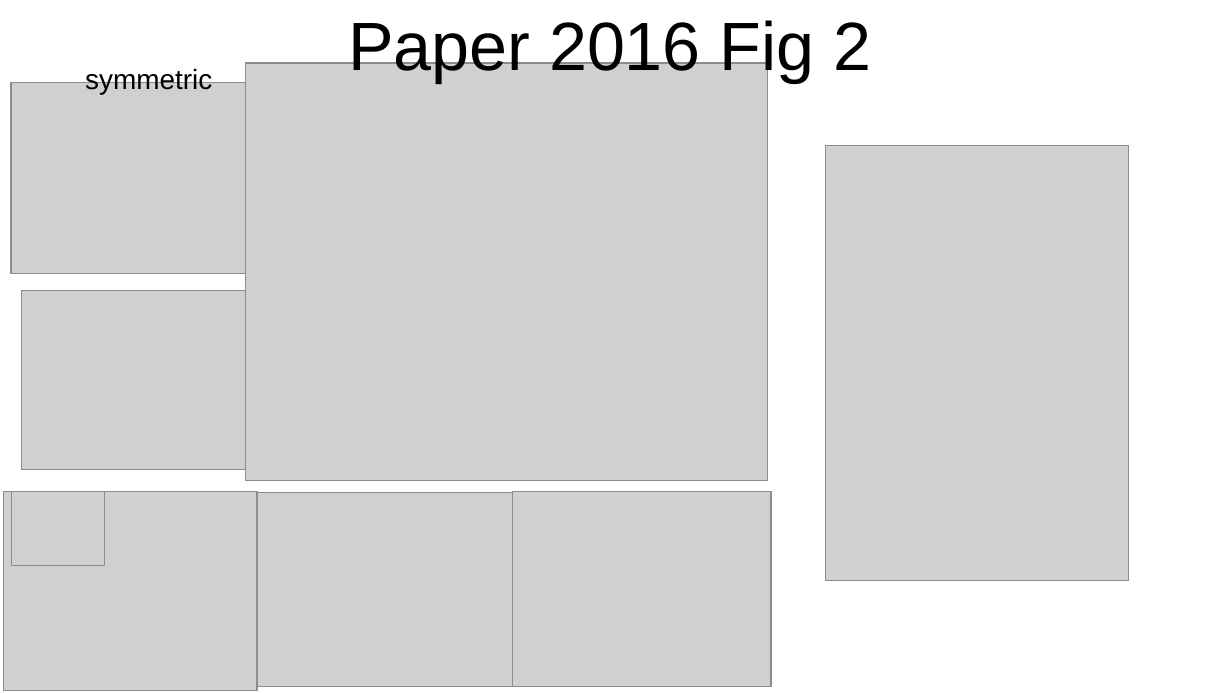
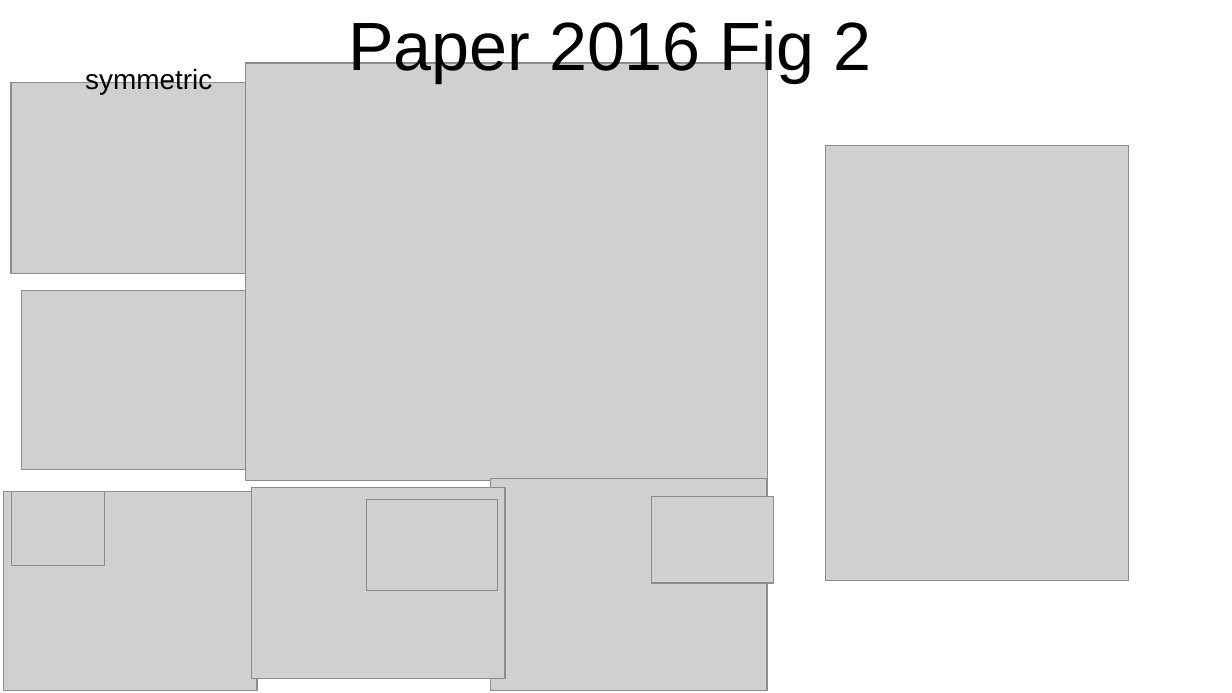
Before and after one commit to srio/paper-guigay-resources, a slide deck: slide 4 of scripts_new/extra/PaperGuigay2016v2.pptx. Drawn at 1232x693 pixels with LibreOffice and Linux fonts; fonts in the diff are those of the drawing; grey boxes stand for pictures. Boxes give left, top, right and bottom in pixels: in the first picture for what was removed or moved away, otherwise in the second. Text is boxed around its words. In the diff, an @@ line names an element or a change of style, - is before the commit and + after.

```diff
--- a/scripts_new/extra/PaperGuigay2016v2.pptx
+++ b/scripts_new/extra/PaperGuigay2016v2.pptx
@@ picture: place and size @@
-picture at [257,493,517,686]
+picture at [252,489,505,680]
@@ picture added at [367,500,499,591] @@
@@ picture: place and size @@
-picture at [513,492,771,686]
+picture at [491,480,767,691]
@@ picture added at [652,497,774,584] @@
```
Also in this commit, not shown: 5 other slides changed, 1 other file.
